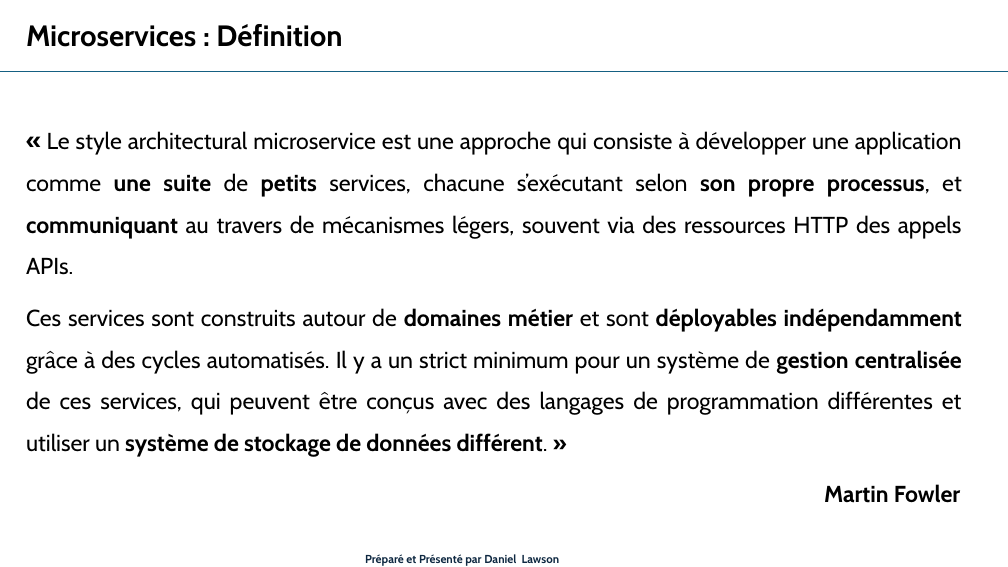
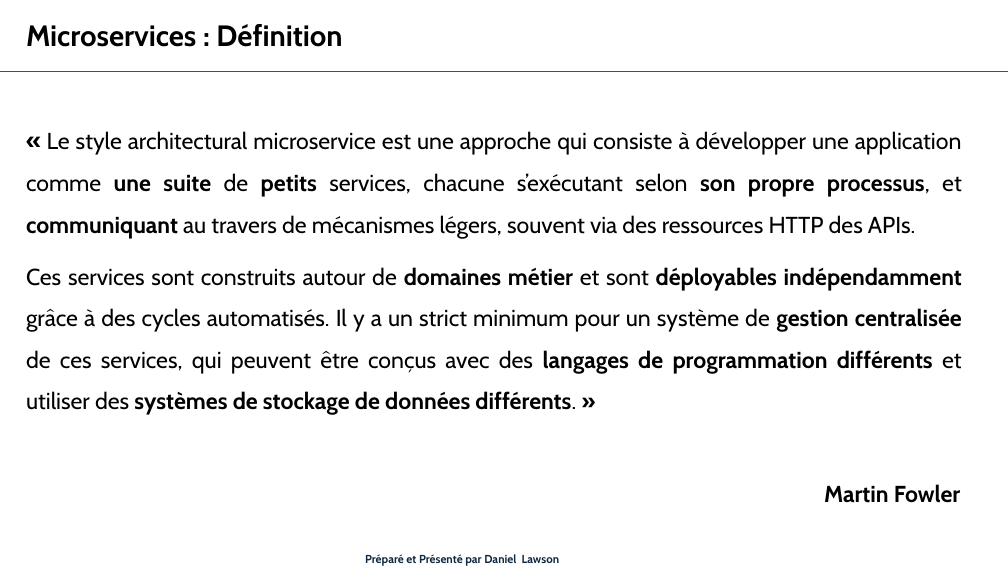
Before and after one commit to danylaws/microservices-course-efrei, a slide deck: slide 9 of Mod-1_introduction-aux-microservices/Mod-1_introduction-to-microservices.pptx. Drawn at 1008x567 pixels with LibreOffice and Linux fonts; fonts in the diff are those of the drawing. Boxes give left, top, right and bottom in pixels: in the first picture for what was removed or moved away, otherwise in the second. Text is boxed around its words. In the diff, an @@ line names an element or a change of style, - is before the commit and + after.

```diff
--- a/Mod-1_introduction-aux-microservices/Mod-1_introduction-to-microservices.pptx
+++ b/Mod-1_introduction-aux-microservices/Mod-1_introduction-to-microservices.pptx
@@ text at [26, 131, 962, 415]: text changed @@
-« Le style architectural microservice est une approche qui consiste à développer une application comme une suite de petits services, chacune s’exécutant selon son propre processus, et communiquant au travers de mécanismes légers, souvent via des ressources HTTP des appels APIs.
-Ces services sont construits autour de domaines métier et sont déployables indépendamment grâce à des cycles automatisés. Il y a un strict minimum pour un système de gestion centralisée de ces services, qui peuvent être conçus avec des langages de programmation différentes et utiliser un système de stockage de données différent. »
+« Le style architectural microservice est une approche qui consiste à développer une application comme une suite de petits services, chacune s’exécutant selon son propre processus, et communiquant au travers de mécanismes légers, souvent via des ressources HTTP des APIs.
+Ces services sont construits autour de domaines métier et sont déployables indépendamment grâce à des cycles automatisés. Il y a un strict minimum pour un système de gestion centralisée de ces services, qui peuvent être conçus avec des langages de programmation différents et utiliser des systèmes de stockage de données différents. »
```
Also in this commit, not shown: 5 other slides changed, 3 other files.
